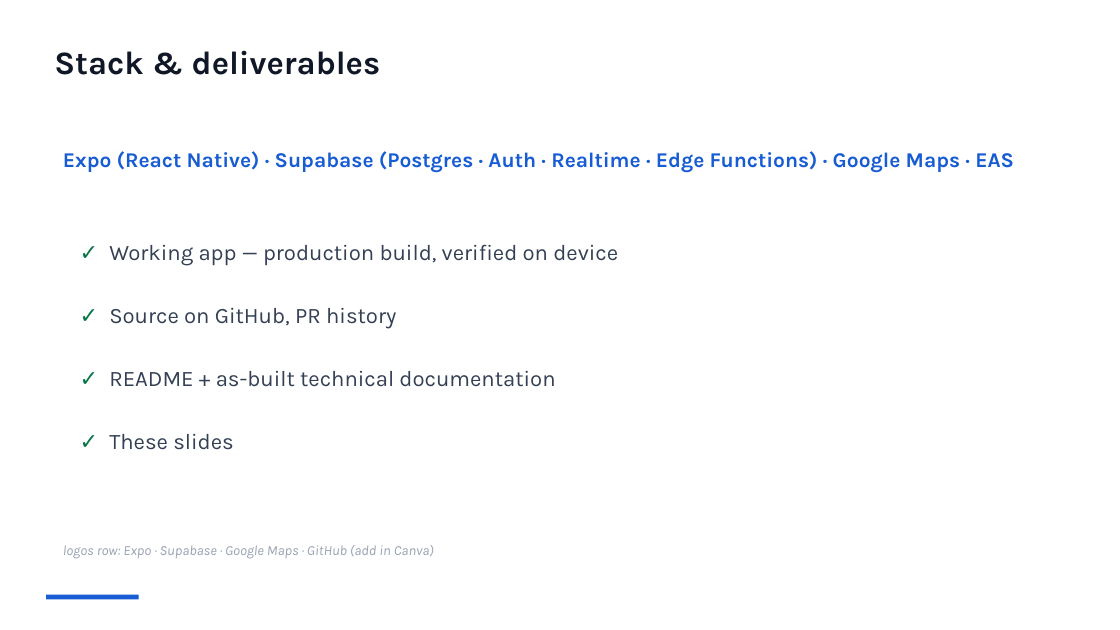
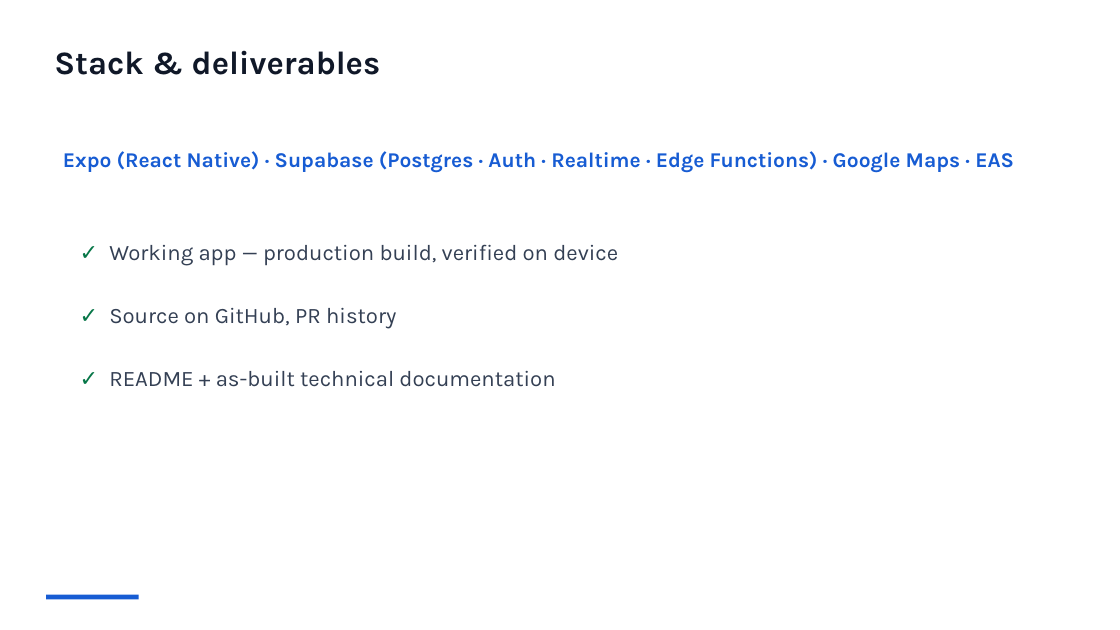
Before and after one commit to azer-dev1/TransportFlow, a slide deck: slide 16 of Docs/TransportFlow_Slides.pptx. Drawn at 1120x630 pixels with LibreOffice and Linux fonts; fonts in the diff are those of the drawing. Boxes give left, top, right and bottom in pixels: in the first picture for what was removed or moved away, otherwise in the second. Text is boxed around its words. In the diff, an @@ line names an element or a change of style, - is before the commit and + after.

```diff
--- a/Docs/TransportFlow_Slides.pptx
+++ b/Docs/TransportFlow_Slides.pptx
@@ text removed at (109, 434, 233, 450) @@
-✓ These slides
@@ text removed at (63, 545, 434, 559) @@
-logos row: Expo · Supabase · Google Maps · GitHub (add in Canva)
```
Also in this commit, not shown: 6 other slides changed, 9 other files.
